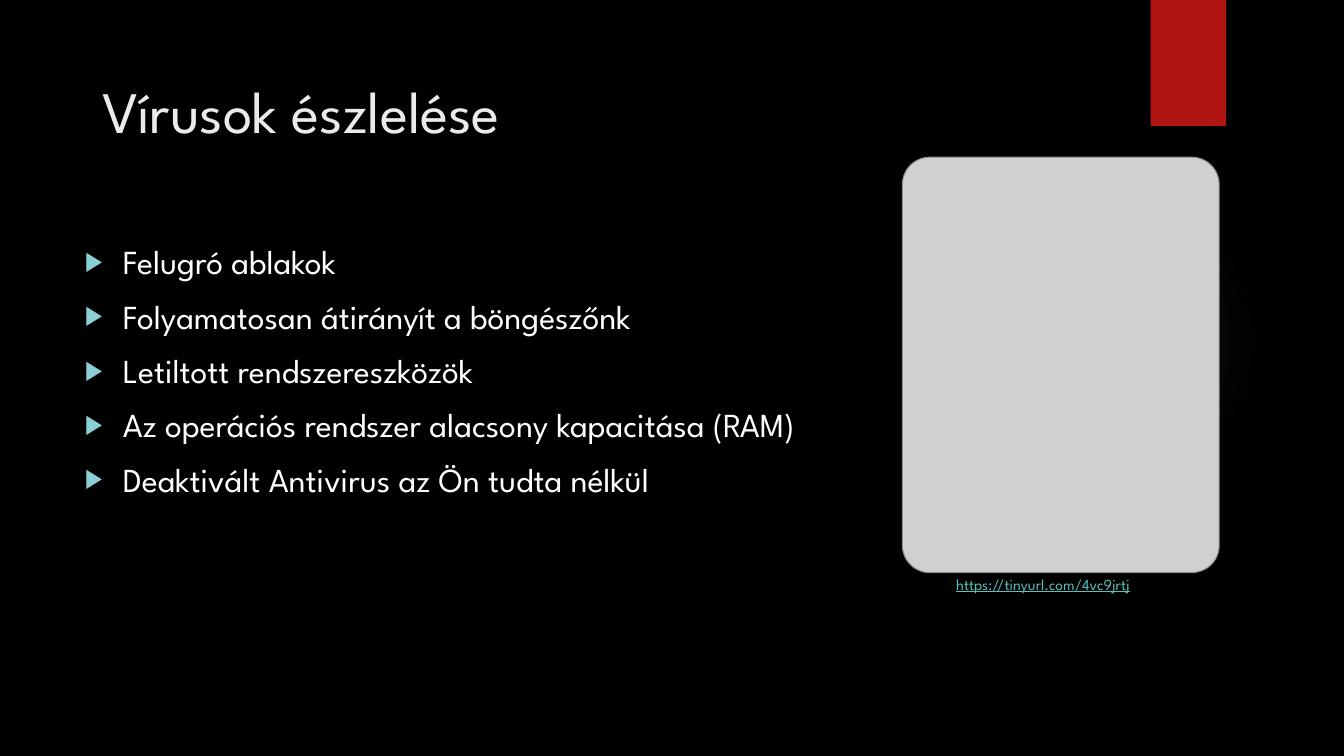
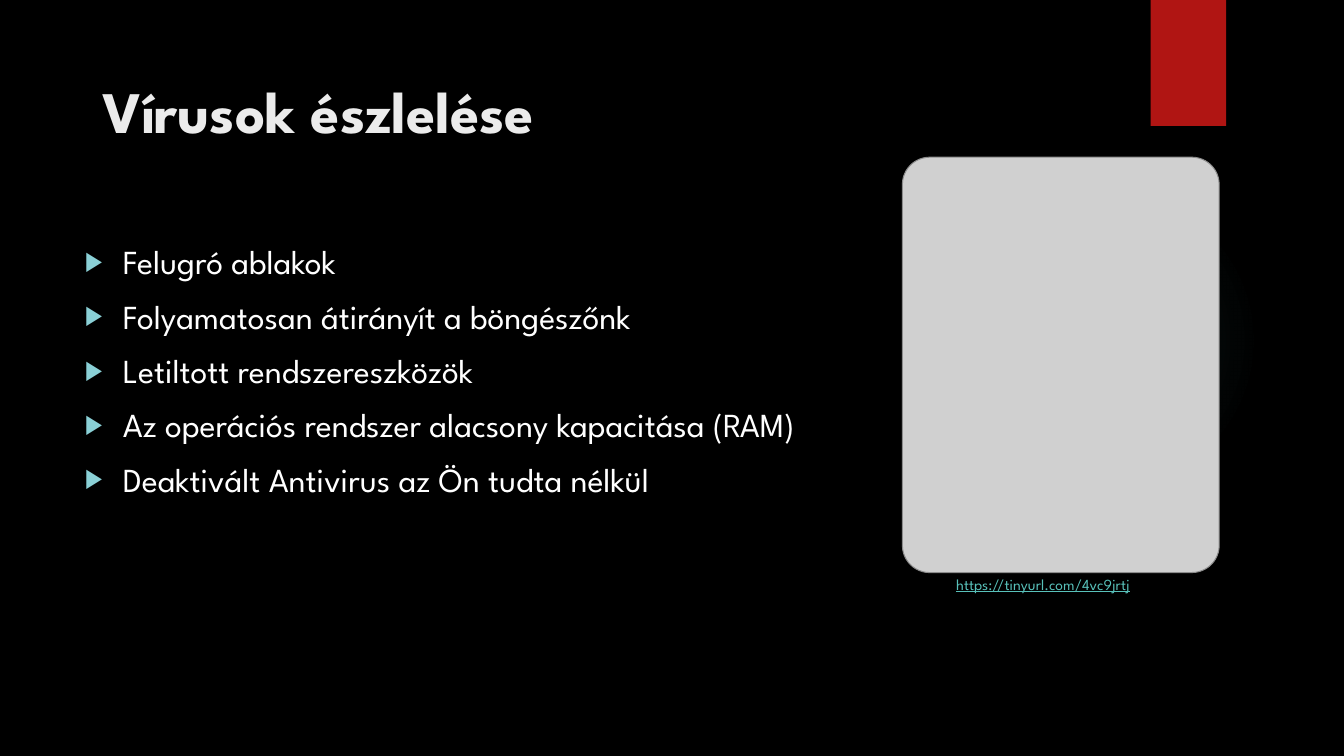
Before and after one commit to somodikonrad/Paprika, a slide deck: slide 3 of IKT PPT/Beadandó SK .pptx. Drawn at 1344x756 pixels with LibreOffice and Linux fonts; fonts in the diff are those of the drawing; grey boxes stand for pictures; background and template pictures are left out. Boxes give left, top, right and bottom in pixels: in the first picture for what was removed or moved away, otherwise in the second. Text is boxed around its words. In the diff, an @@ line names an element or a change of style, - is before the commit and + after.

```diff
--- a/IKT PPT/Beadandó SK .pptx
+++ b/IKT PPT/Beadandó SK .pptx
@@ title "Vírusok észlelése" at [102, 92, 534, 134]: bold on @@
```
Also in this commit, not shown: 5 other slides changed, 1 slide added.
